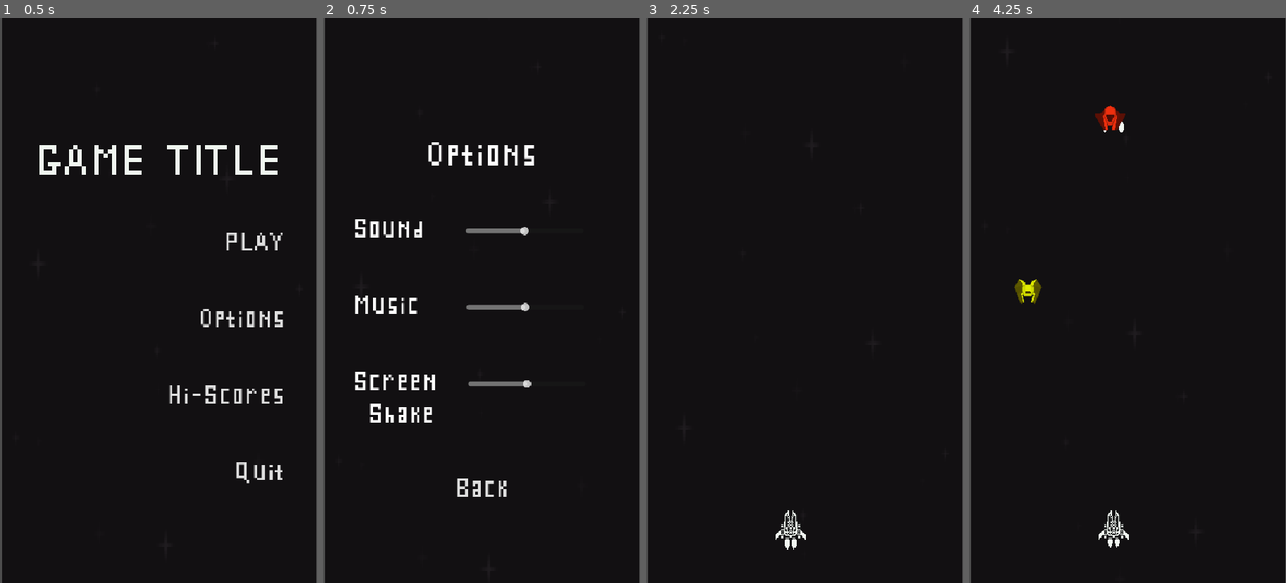
Above: before the commit, frames 1-4 (left to right).
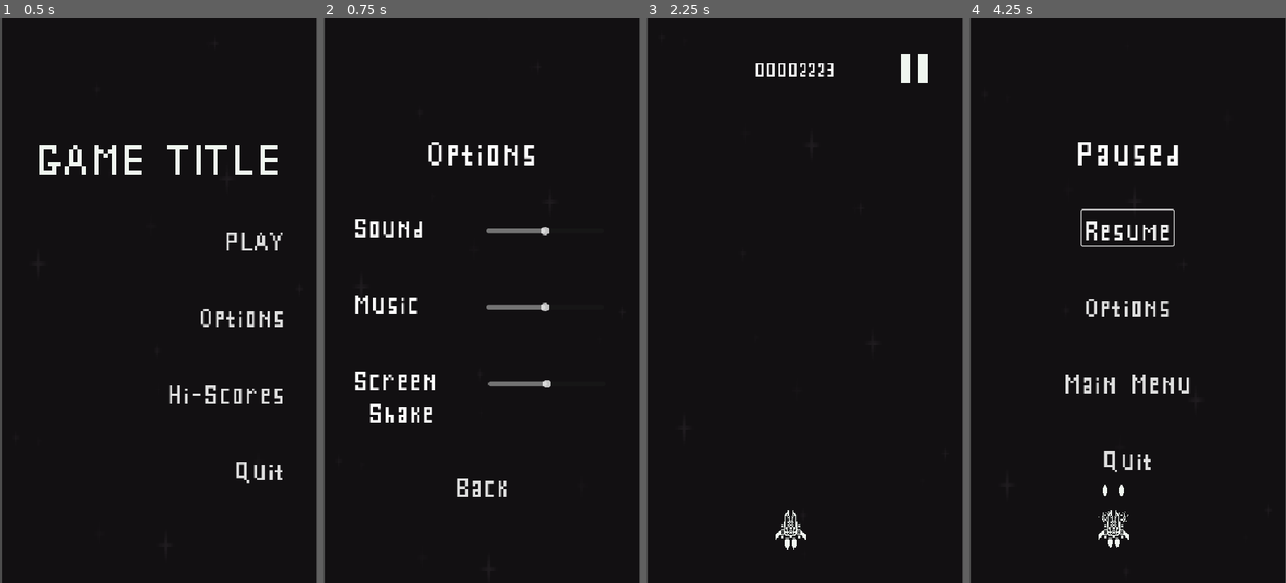
Above: after the commit, the same moments.

Repository: rnakkas/GodotSandbox
Game: Godot game, scene res://ShmupSandbox/Main/Scenes/main.tscn
Two runs of this game, one before a commit and one after it. Both use one fixed random seed, a clock stepped at 60 frames per second and the inputs below.
Inputs (mouse positions are in pixels of both pictures, inside the frame that each line leads up to):
- Up to frame 1 (0.5 s): no input
- Up to frame 2 (0.75 s): click "Options" at 0.5 s
- Up to frame 3 (2.25 s): click "Back" at 1.25 s; click "PLAY" at 2 s
- Up to frame 4 (4.25 s): click (1235, 68) at 2.77 s; click (1127, 227) at 3.5 s, where only the run after the commit has a clickable "Resume"

Frame 1 is identical in both runs. In frame 2, 0.5% of the frame differs, in the area x 45-72%, y 37-66%; in frame 3, 0.6%; in frame 4, 2.9%, in the area x 14-70%, y 15-94%.

Commit message:
started adding player hud

Diff:
--- a/ShmupSandbox/Main/Scenes/game.tscn
+++ b/ShmupSandbox/Main/Scenes/game.tscn
@@ -7,6 +7,7 @@
 [ext_resource type="PackedScene" uid="uid://dir2ledda2odf" path="res://ShmupSandbox/Enemies/Scenes/rebel_interceptor.tscn" id="4_umyhj"]
 
 [node name="Game" type="Node2D"]
+process_mode = 1
 script = ExtResource("1_f5mi8")
 
 [node name="enemy_spawner" parent="." instance=ExtResource("2_f46ya")]
--- a/ShmupSandbox/Main/Scenes/main.tscn
+++ b/ShmupSandbox/Main/Scenes/main.tscn
@@ -1,10 +1,12 @@
-[gd_scene load_steps=6 format=3 uid="uid://betfkrygq2ejo"]
+[gd_scene load_steps=8 format=3 uid="uid://betfkrygq2ejo"]
 
 [ext_resource type="Script" uid="uid://rllceid1ypu1" path="res://ShmupSandbox/Main/Scripts/main.gd" id="1_aucld"]
 [ext_resource type="PackedScene" uid="uid://dw1uu0vpx6e46" path="res://ShmupSandbox/UI/Scenes/main_menu.tscn" id="2_wc50p"]
 [ext_resource type="Script" uid="uid://cv1tb3kosvc8x" path="res://ShmupSandbox/UI/Scripts/parallax_background.gd" id="3_sfnpo"]
 [ext_resource type="PackedScene" uid="uid://ny01qnyexpg2" path="res://ShmupSandbox/UI/Scenes/options_menu.tscn" id="3_wc50p"]
+[ext_resource type="PackedScene" uid="uid://bumbgw58q7r1d" path="res://ShmupSandbox/UI/Scenes/pause_menu.tscn" id="4_sfnpo"]
 [ext_resource type="Texture2D" uid="uid://db1kvoxnhwk4t" path="res://ShmupSandbox/Assets/ParallaxBackgrounds/black.png" id="4_ug3jy"]
+[ext_resource type="PackedScene" uid="uid://btcsgnuk4yo61" path="res://ShmupSandbox/UI/Scenes/player_hud.tscn" id="5_ug3jy"]
 
 [node name="Main" type="Node2D"]
 script = ExtResource("1_aucld")
@@ -18,7 +20,16 @@
 unique_name_in_owner = true
 visible = false
 
+[node name="pause_menu" parent="UI" instance=ExtResource("4_sfnpo")]
+unique_name_in_owner = true
+visible = false
+
+[node name="player_hud" parent="UI" instance=ExtResource("5_ug3jy")]
+unique_name_in_owner = true
+visible = false
+
 [node name="ParallaxBackground" type="ParallaxBackground" parent="UI"]
+process_mode = 1
 script = ExtResource("3_sfnpo")
 scroll_speed = 160.0
 
@@ -36,3 +47,4 @@
 [connection signal="play_button_pressed" from="UI/main_menu" to="." method="_on_main_menu_play_button_pressed"]
 [connection signal="quit_button_pressed" from="UI/main_menu" to="." method="_on_main_menu_quit_button_pressed"]
 [connection signal="back_to_main_menu_button_pressed" from="UI/options_menu" to="." method="_on_options_menu_back_to_main_menu_button_pressed"]
+[connection signal="pause_button_pressed" from="UI/player_hud" to="." method="_on_player_hud_pause_button_pressed"]
--- a/ShmupSandbox/Main/Scripts/main.gd
+++ b/ShmupSandbox/Main/Scripts/main.gd
@@ -2,38 +2,49 @@
 
 @onready var main_menu_ui : main_menu = %main_menu
 @onready var options_menu_ui : options_menu = %options_menu
+@onready var pause_menu_ui : pause_menu = %pause_menu
+@onready var player_hud_ui : player_hud = %player_hud
 
-enum MenuType
+enum UiType
 {
 	MAIN_MENU,
-	OPTIONS_MENU
+	OPTIONS_MENU,
+	PAUSE_MENU,
+	PLAYER_HUD_UI
 }
 
 var game_scene : PackedScene = preload("res://ShmupSandbox/Main/Scenes/game.tscn")
 
 func _ready() -> void:
+	self.process_mode = Node.PROCESS_MODE_ALWAYS
+
 	## Turn visibility on for main menu
 	main_menu_ui.visible = true
 
 	## Turn visibility off for all other ui
 	options_menu_ui.visible = false
+	pause_menu_ui.visible = false
+	player_hud_ui.visible = false
+
 
 func _process(_delta: float) -> void:
+	## For testing only
 	if Input.is_action_just_pressed("quit"):
 		get_tree().quit()
 
 	if Input.is_action_just_pressed("reset"):
+		get_tree().paused = false
 		get_tree().reload_current_scene()
 
+## Main menu
 func _on_main_menu_play_button_pressed() -> void:
-	_toggle_menu(MenuType.MAIN_MENU)
+	_toggle_ui(UiType.MAIN_MENU)
+	_toggle_ui(UiType.PLAYER_HUD_UI)
 	_start_game()
 
-
 func _on_main_menu_options_button_pressed() -> void:
-	_toggle_menu(MenuType.MAIN_MENU)
-	_toggle_menu(MenuType.OPTIONS_MENU)
-
+	_toggle_ui(UiType.MAIN_MENU)
+	_toggle_ui(UiType.OPTIONS_MENU)
 
 func _on_main_menu_hi_scores_button_pressed() -> void:
 	print("show hi scores")
@@ -41,29 +52,37 @@
 func _on_main_menu_quit_button_pressed() -> void:
 	get_tree().call_deferred("quit")
 
+## Options menu
+func _on_options_menu_back_to_main_menu_button_pressed() -> void:
+	_toggle_ui(UiType.OPTIONS_MENU)
+	_toggle_ui(UiType.MAIN_MENU)
 
-func _on_options_menu_back_to_main_menu_button_pressed() -> void:
-	_toggle_menu(MenuType.OPTIONS_MENU)
-	_toggle_menu(MenuType.MAIN_MENU)
+## Player hud
+func _on_player_hud_pause_button_pressed() -> void:
+	get_tree().paused = true
+	_toggle_ui(UiType.PLAYER_HUD_UI)
+	_toggle_ui(UiType.PAUSE_MENU)
 
 
+## Helper functions
 func _start_game() -> void:
 	var game_instance := game_scene.instantiate()
 	add_child(game_instance)
 
+func _toggle_ui(menu_type : UiType) -> void:
+	var ui_element : Variant
 
-func _toggle_menu(menu_type : MenuType) -> void:
 	match menu_type:
-		MenuType.MAIN_MENU:
-			main_menu_ui.visible = !main_menu_ui.visible
-			if (main_menu_ui.visible):
-				main_menu_ui.process_mode = Node.PROCESS_MODE_ALWAYS
-			else:
-				main_menu_ui.process_mode = Node.PROCESS_MODE_DISABLED
+		UiType.MAIN_MENU:
+			ui_element = main_menu_ui
+		UiType.OPTIONS_MENU:
+			ui_element = options_menu_ui
+		UiType.PLAYER_HUD_UI:
+			ui_element = player_hud_ui
+		UiType.PAUSE_MENU:
+			ui_element = pause_menu_ui
+		_: null
 
-		MenuType.OPTIONS_MENU:
-			options_menu_ui.visible = !options_menu_ui.visible
-			if (options_menu_ui.visible):
-				options_menu_ui.process_mode = Node.PROCESS_MODE_ALWAYS
-			else:
-				options_menu_ui.process_mode = Node.PROCESS_MODE_DISABLED
+	if ui_element:
+		ui_element.visible = !ui_element.visible
+		ui_element.process_mode = Node.PROCESS_MODE_ALWAYS if ui_element.visible else Node.PROCESS_MODE_DISABLED
--- a/ShmupSandbox/UI/Scenes/options_menu.tscn
+++ b/ShmupSandbox/UI/Scenes/options_menu.tscn
@@ -56,26 +56,31 @@
 text = "Sound"
 horizontal_alignment = 1
 
-[node name="Control" type="Control" parent="MarginContainer/VBoxContainer/HBoxContainer"]
+[node name="separator" type="Control" parent="MarginContainer/VBoxContainer/HBoxContainer"]
+layout_mode = 2
+
+[node name="separator2" type="Control" parent="MarginContainer/VBoxContainer/HBoxContainer"]
 layout_mode = 2
 
 [node name="VBoxContainer2" type="VBoxContainer" parent="MarginContainer/VBoxContainer/HBoxContainer"]
 layout_mode = 2
 theme_override_constants/separation = 10
 
-[node name="Control" type="Control" parent="MarginContainer/VBoxContainer/HBoxContainer/VBoxContainer2"]
+[node name="separator" type="Control" parent="MarginContainer/VBoxContainer/HBoxContainer/VBoxContainer2"]
 layout_mode = 2
 
 [node name="sound_volume_slider" type="HSlider" parent="MarginContainer/VBoxContainer/HBoxContainer/VBoxContainer2"]
 custom_minimum_size = Vector2(200, 50)
 layout_mode = 2
 size_flags_vertical = 8
-value = 50.0
+max_value = 10.0
+value = 5.0
+rounded = true
 tick_count = 1
 
 [node name="HBoxContainer2" type="HBoxContainer" parent="MarginContainer/VBoxContainer"]
 layout_mode = 2
-theme_override_constants/separation = 40
+theme_override_constants/separation = 38
 
 [node name="VBoxContainer" type="VBoxContainer" parent="MarginContainer/VBoxContainer/HBoxContainer2"]
 layout_mode = 2
@@ -88,26 +93,31 @@
 text = "Music"
 horizontal_alignment = 1
 
-[node name="Control" type="Control" parent="MarginContainer/VBoxContainer/HBoxContainer2"]
+[node name="separator" type="Control" parent="MarginContainer/VBoxContainer/HBoxContainer2"]
+layout_mode = 2
+
+[node name="separator2" type="Control" parent="MarginContainer/VBoxContainer/HBoxContainer2"]
 layout_mode = 2
 
 [node name="VBoxContainer2" type="VBoxContainer" parent="MarginContainer/VBoxContainer/HBoxContainer2"]
 layout_mode = 2
 theme_override_constants/separation = 10
 
-[node name="Control" type="Control" parent="MarginContainer/VBoxContainer/HBoxContainer2/VBoxContainer2"]
+[node name="separator" type="Control" parent="MarginContainer/VBoxContainer/HBoxContainer2/VBoxContainer2"]
 layout_mode = 2
 
 [node name="music_volume_slider" type="HSlider" parent="MarginContainer/VBoxContainer/HBoxContainer2/VBoxContainer2"]
 custom_minimum_size = Vector2(200, 50)
 layout_mode = 2
 size_flags_vertical = 8
-value = 50.0
+max_value = 10.0
+value = 5.0
+rounded = true
 tick_count = 1
 
 [node name="HBoxContainer3" type="HBoxContainer" parent="MarginContainer/VBoxContainer"]
 layout_mode = 2
-theme_override_constants/separation = 30
+theme_override_constants/separation = 32
 
 [node name="VBoxContainer" type="VBoxContainer" parent="MarginContainer/VBoxContainer/HBoxContainer3"]
 layout_mode = 2
@@ -122,21 +132,26 @@
 Shake"
 horizontal_alignment = 1
 
+[node name="Control" type="Control" parent="MarginContainer/VBoxContainer/HBoxContainer3"]
+layout_mode = 2
+
 [node name="VBoxContainer2" type="VBoxContainer" parent="MarginContainer/VBoxContainer/HBoxContainer3"]
 layout_mode = 2
 theme_override_constants/separation = 10
 
-[node name="Control" type="Control" parent="MarginContainer/VBoxContainer/HBoxContainer3/VBoxContainer2"]
+[node name="separator" type="Control" parent="MarginContainer/VBoxContainer/HBoxContainer3/VBoxContainer2"]
 layout_mode = 2
 
 [node name="screen_shake_amount_slider" type="HSlider" parent="MarginContainer/VBoxContainer/HBoxContainer3/VBoxContainer2"]
 custom_minimum_size = Vector2(200, 50)
 layout_mode = 2
 size_flags_vertical = 8
-value = 50.0
+max_value = 10.0
+value = 5.0
+rounded = true
 tick_count = 1
 
-[node name="return_to_main_menu" type="Button" parent="MarginContainer/VBoxContainer"]
+[node name="back_button" type="Button" parent="MarginContainer/VBoxContainer"]
 layout_mode = 2
 size_flags_horizontal = 4
 theme_override_fonts/font = ExtResource("1_qkcl6")
@@ -144,4 +159,4 @@
 text = "Back"
 flat = true
 
-[connection signal="pressed" from="MarginContainer/VBoxContainer/return_to_main_menu" to="." method="_on_return_to_main_menu_pressed"]
+[connection signal="pressed" from="MarginContainer/VBoxContainer/back_button" to="." method="_on_back_button_pressed"]
--- a/ShmupSandbox/UI/Scenes/pause_menu.tscn
+++ b/ShmupSandbox/UI/Scenes/pause_menu.tscn
@@ -1,4 +1,7 @@
-[gd_scene format=3 uid="uid://bumbgw58q7r1d"]
+[gd_scene load_steps=3 format=3 uid="uid://bumbgw58q7r1d"]
+
+[ext_resource type="Script" uid="uid://k8kst8326lwc" path="res://ShmupSandbox/UI/Scripts/pause_menu.gd" id="1_00ny2"]
+[ext_resource type="FontFile" uid="uid://biycie4kaffui" path="res://ShmupSandbox/Assets/Fonts/SPLCF.ttf" id="1_ur1kj"]
 
 [node name="pause_menu" type="Control"]
 layout_mode = 3
@@ -7,3 +10,74 @@
 anchor_bottom = 1.0
 grow_horizontal = 2
 grow_vertical = 2
+script = ExtResource("1_00ny2")
+
+[node name="MarginContainer" type="MarginContainer" parent="."]
+layout_mode = 1
+anchors_preset = 15
+anchor_right = 1.0
+anchor_bottom = 1.0
+grow_horizontal = 2
+grow_vertical = 2
+theme_override_constants/margin_left = 50
+theme_override_constants/margin_top = 50
+theme_override_constants/margin_right = 50
+theme_override_constants/margin_bottom = 50
+
+[node name="VBoxContainer" type="VBoxContainer" parent="MarginContainer"]
+layout_mode = 2
+theme_override_constants/separation = 70
+
+[node name="separator" type="Control" parent="MarginContainer/VBoxContainer"]
+layout_mode = 2
+
+[node name="separator2" type="Control" parent="MarginContainer/VBoxContainer"]
+layout_mode = 2
+
+[node name="options_label" type="Label" parent="MarginContainer/VBoxContainer"]
+layout_mode = 2
+theme_override_fonts/font = ExtResource("1_ur1kj")
+theme_override_font_sizes/font_size = 90
+text = "Paused"
+horizontal_alignment = 1
+
+[node name="resume_button" type="Button" parent="MarginContainer/VBoxContainer"]
+unique_name_in_owner = true
+layout_mode = 2
+size_flags_horizontal = 4
+theme_override_fonts/font = ExtResource("1_ur1kj")
+theme_override_font_sizes/font_size = 70
+text = "Resume"
+flat = true
+
+[node name="options_button" type="Button" parent="MarginContainer/VBoxContainer"]
+unique_name_in_owner = true
+layout_mode = 2
+size_flags_horizontal = 4
+theme_override_fonts/font = ExtResource("1_ur1kj")
+theme_override_font_sizes/font_size = 70
+text = "Options"
+flat = true
+
+[node name="main_menu_button" type="Button" parent="MarginContainer/VBoxContainer"]
+unique_name_in_owner = true
+layout_mode = 2
+size_flags_horizontal = 4
+theme_override_fonts/font = ExtResource("1_ur1kj")
+theme_override_font_sizes/font_size = 70
+text = "Main Menu"
+flat = true
+
+[node name="quit_button" type="Button" parent="MarginContainer/VBoxContainer"]
+unique_name_in_owner = true
+layout_mode = 2
+size_flags_horizontal = 4
+theme_override_fonts/font = ExtResource("1_ur1kj")
+theme_override_font_sizes/font_size = 70
+text = "Quit"
+flat = true
+
+[connection signal="pressed" from="MarginContainer/VBoxContainer/resume_button" to="." method="_on_resume_button_pressed"]
+[connection signal="pressed" from="MarginContainer/VBoxContainer/options_button" to="." method="_on_options_button_pressed"]
+[connection signal="pressed" from="MarginContainer/VBoxContainer/main_menu_button" to="." method="_on_main_menu_button_pressed"]
+[connection signal="pressed" from="MarginContainer/VBoxContainer/quit_button" to="." method="_on_quit_button_pressed"]
--- /dev/null
+++ b/ShmupSandbox/UI/Scenes/player_hud.tscn
@@ -0,0 +1,64 @@
+[gd_scene load_steps=4 format=3 uid="uid://btcsgnuk4yo61"]
+
+[ext_resource type="Texture2D" uid="uid://bof6go348a3m7" path="res://ShmupSandbox/Assets/Icons/pause_icon.png" id="1_3cdpm"]
+[ext_resource type="Script" uid="uid://cj0ip88n58brx" path="res://ShmupSandbox/UI/Scripts/player_hud.gd" id="1_wamog"]
+[ext_resource type="FontFile" uid="uid://biycie4kaffui" path="res://ShmupSandbox/Assets/Fonts/SPLCF.ttf" id="1_xvmxs"]
+
+[node name="player_hud" type="Control"]
+layout_mode = 3
+anchors_preset = 15
+anchor_right = 1.0
+anchor_bottom = 1.0
+grow_horizontal = 2
+grow_vertical = 2
+script = ExtResource("1_wamog")
+
+[node name="MarginContainer" type="MarginContainer" parent="."]
+layout_mode = 1
+anchors_preset = 15
+anchor_right = 1.0
+anchor_bottom = 1.0
+grow_horizontal = 2
+grow_vertical = 2
+theme_override_constants/margin_left = 50
+theme_override_constants/margin_top = 50
+theme_override_constants/margin_right = 50
+theme_override_constants/margin_bottom = 50
+
+[node name="VBoxContainer" type="VBoxContainer" parent="MarginContainer"]
+layout_mode = 2
+
+[node name="HBoxContainer" type="HBoxContainer" parent="MarginContainer/VBoxContainer"]
+layout_mode = 2
+size_flags_horizontal = 8
+theme_override_constants/separation = 100
+
+[node name="HBoxContainer" type="HBoxContainer" parent="MarginContainer/VBoxContainer/HBoxContainer"]
+layout_mode = 2
+theme_override_constants/separation = 5
+
+[node name="shield_1" type="TextureRect" parent="MarginContainer/VBoxContainer/HBoxContainer/HBoxContainer"]
+layout_mode = 2
+
+[node name="shield_2" type="TextureRect" parent="MarginContainer/VBoxContainer/HBoxContainer/HBoxContainer"]
+visible = false
+layout_mode = 2
+
+[node name="shield_3" type="TextureRect" parent="MarginContainer/VBoxContainer/HBoxContainer/HBoxContainer"]
+layout_mode = 2
+
+[node name="score" type="Label" parent="MarginContainer/VBoxContainer/HBoxContainer"]
+layout_mode = 2
+size_flags_horizontal = 4
+theme_override_fonts/font = ExtResource("1_xvmxs")
+theme_override_font_sizes/font_size = 50
+text = "00002223"
+
+[node name="pause_button" type="Button" parent="MarginContainer/VBoxContainer/HBoxContainer"]
+layout_mode = 2
+size_flags_horizontal = 4
+size_flags_vertical = 0
+icon = ExtResource("1_3cdpm")
+flat = true
+
+[connection signal="pressed" from="MarginContainer/VBoxContainer/HBoxContainer/pause_button" to="." method="_on_pause_button_pressed"]
--- a/ShmupSandbox/UI/Scripts/options_menu.gd
+++ b/ShmupSandbox/UI/Scripts/options_menu.gd
@@ -2,5 +2,5 @@
 
 signal back_to_main_menu_button_pressed()
 
-func _on_return_to_main_menu_pressed() -> void:
+func _on_back_button_pressed() -> void:
 	back_to_main_menu_button_pressed.emit()
--- /dev/null
+++ b/ShmupSandbox/UI/Scripts/pause_menu.gd
@@ -0,0 +1,23 @@
+class_name pause_menu extends Control
+
+signal resume_button_pressed()
+signal options_button_pressed()
+signal main_menu_button_pressed()
+signal quit_button_pressed()
+
+
+func _on_resume_button_pressed() -> void:
+	print("resume game")
+	resume_button_pressed.emit()
+
+
+func _on_options_button_pressed() -> void:
+	options_button_pressed.emit()
+
+
+func _on_main_menu_button_pressed() -> void:
+	main_menu_button_pressed.emit()
+
+
+func _on_quit_button_pressed() -> void:
+	quit_button_pressed.emit()
--- /dev/null
+++ b/ShmupSandbox/UI/Scripts/player_hud.gd
@@ -0,0 +1,7 @@
+class_name player_hud extends Control
+
+signal pause_button_pressed()
+
+
+func _on_pause_button_pressed() -> void:
+	pause_button_pressed.emit()
Binary file added: ShmupSandbox/Assets/Icons/pause_icon.png
Not shown, added: ShmupSandbox/Assets/Icons/pause_icon.png.import
Not shown, added: ShmupSandbox/UI/Scripts/pause_menu.gd.uid
Not shown, added: ShmupSandbox/UI/Scripts/player_hud.gd.uid
